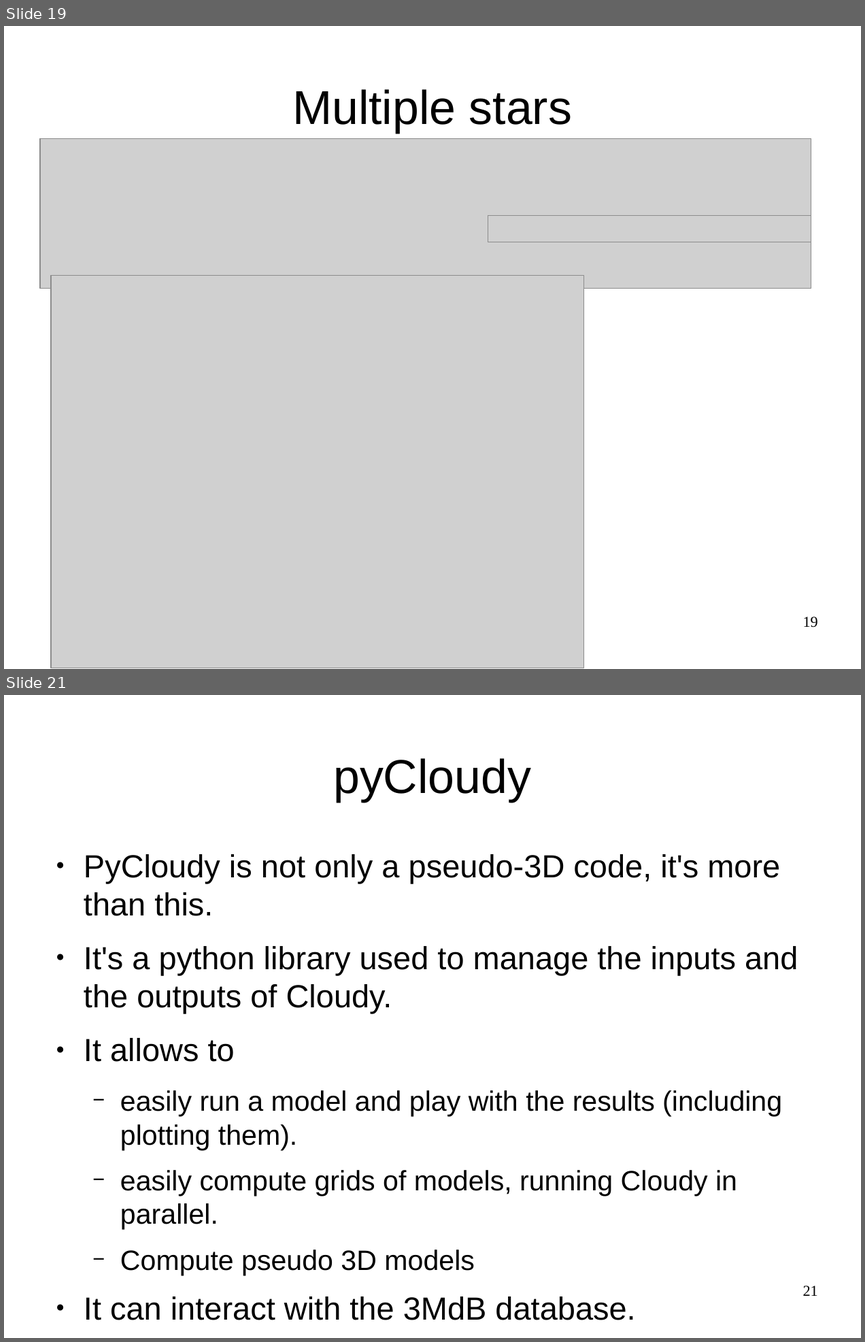
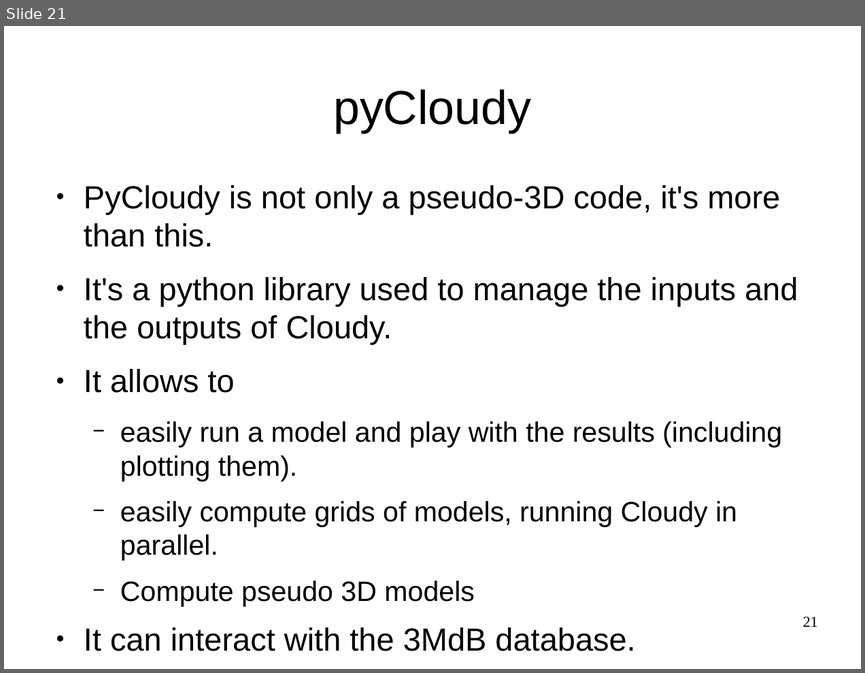
Before and after one commit to Morisset/Cloudy_Summer_School, a slide deck: pyCloudy.odp. Shown one above the other, each under a label of ours: slides 19 and 21 before the commit, slide 21 after it; the slides between them are not shown. The pictures are 865x1342 and 865x673 pixels, drawn with LibreOffice and Linux fonts; fonts in the diff are those of the drawing; grey boxes stand for pictures. Boxes give left, top, right and bottom in pixels: in the first picture for what was removed or moved away, otherwise in the second. Text is boxed around its words. In the diff, an @@ line names an element or a change of style, - is before the commit and + after.

```diff
--- a/pyCloudy.odp
+++ b/pyCloudy.odp
@@ slide 19 removed at (4,26,861,669), background #FFFFFF @@
@@ title removed at (292,89,572,133) @@
-Multiple stars
@@ picture removed at (40,139,811,288) @@
@@ picture removed at (488,216,811,242) @@
@@ picture removed at (51,275,584,667) @@
@@ page number removed at (803,616,818,627) @@
-19
```
Also in this commit, not shown: 3 slides changed, 1 slide added, 6 other slides removed, 2 other files.
